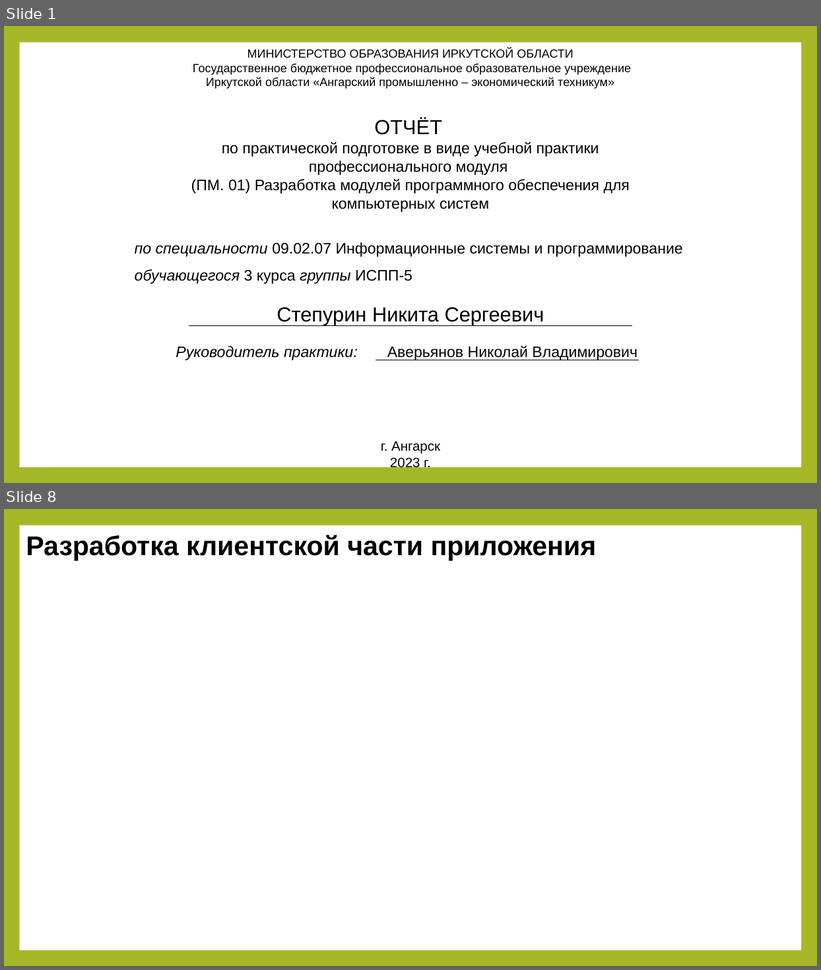
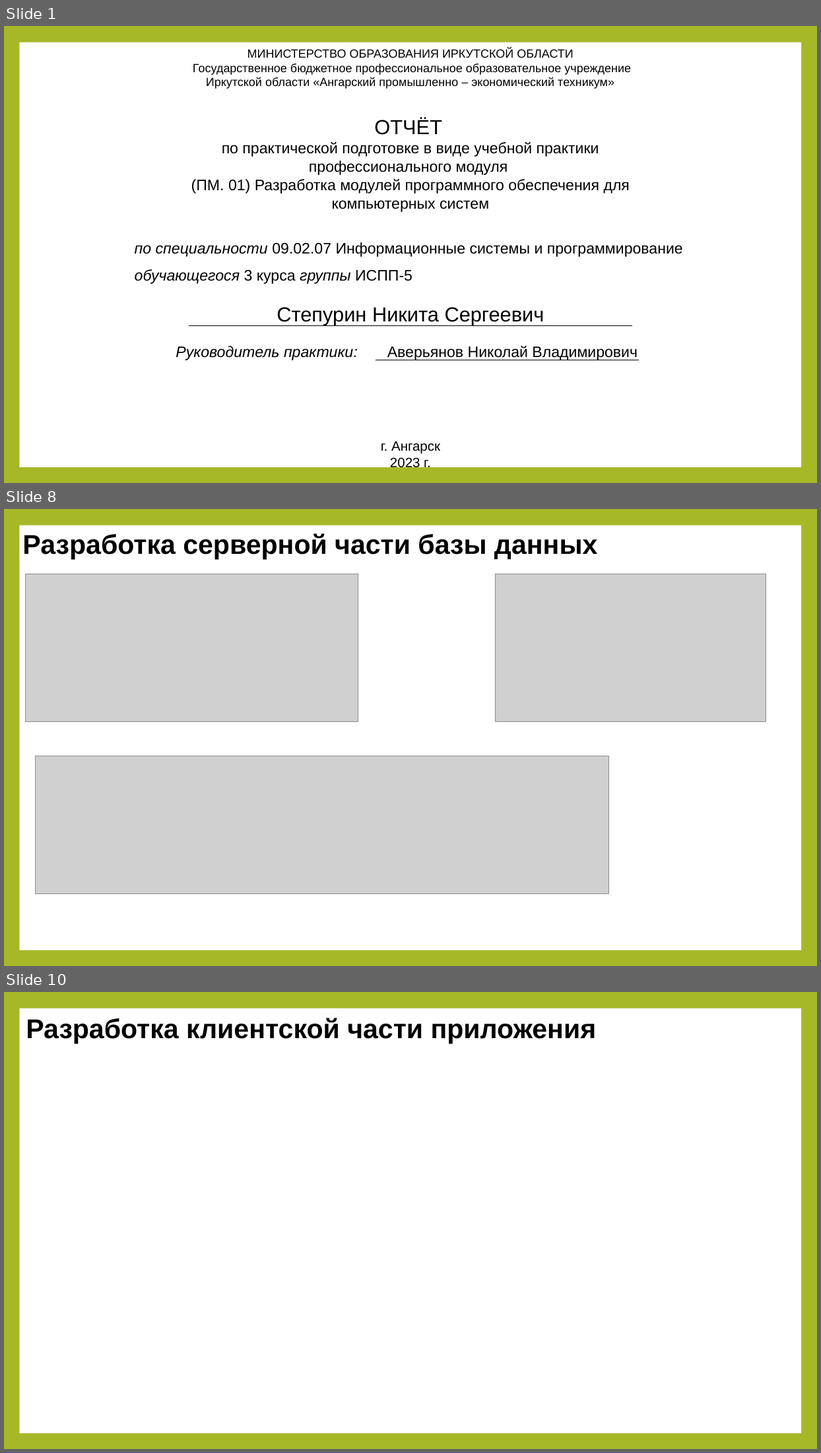
Before and after one commit to APET138/ISPP-5, a slide deck: Презентация1.pptx. Shown one above the other, each under a label of ours: slides 1 and 8 before the commit, slides 1, 8 and 10 after it; the slides between them are not shown. The pictures are 821x970 and 821x1453 pixels, drawn with LibreOffice and Linux fonts; fonts in the diff are those of the drawing; grey boxes stand for pictures. Boxes give left, top, right and bottom in pixels: in the first picture for what was removed or moved away, otherwise in the second. Text is boxed around its words. In the diff, an @@ line names an element or a change of style, - is before the commit and + after.

```diff
--- a/Презентация1.pptx
+++ b/Презентация1.pptx
@@ slide 8 added at (x1=4, y1=509, x2=817, y2=966), background #A6B727; not listed: 1 template element that a slide beside it also shows @@
@@ text added at (x1=22, y1=533, x2=597, y2=559), 32 pt, text #000000, bold @@
+Разработка серверной части базы данных
@@ picture added at (x1=25, y1=574, x2=358, y2=722) @@
@@ picture added at (x1=496, y1=574, x2=766, y2=722) @@
@@ picture added at (x1=36, y1=756, x2=609, y2=894) @@
@@ what was slide 8 is now slide 10 @@
```
Also in this commit, not shown: 6 slides changed, 2 other slides added, 2 slides removed.
